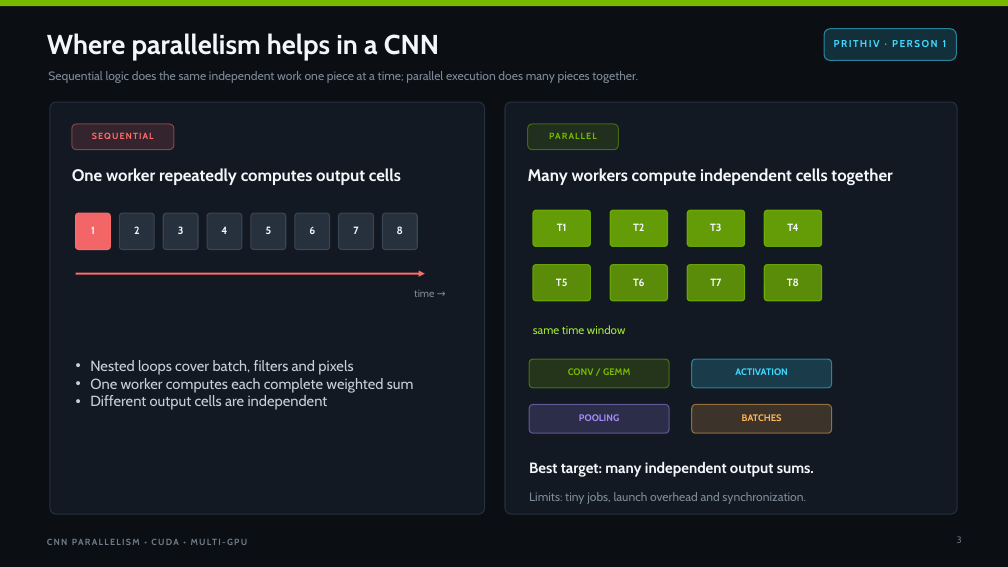
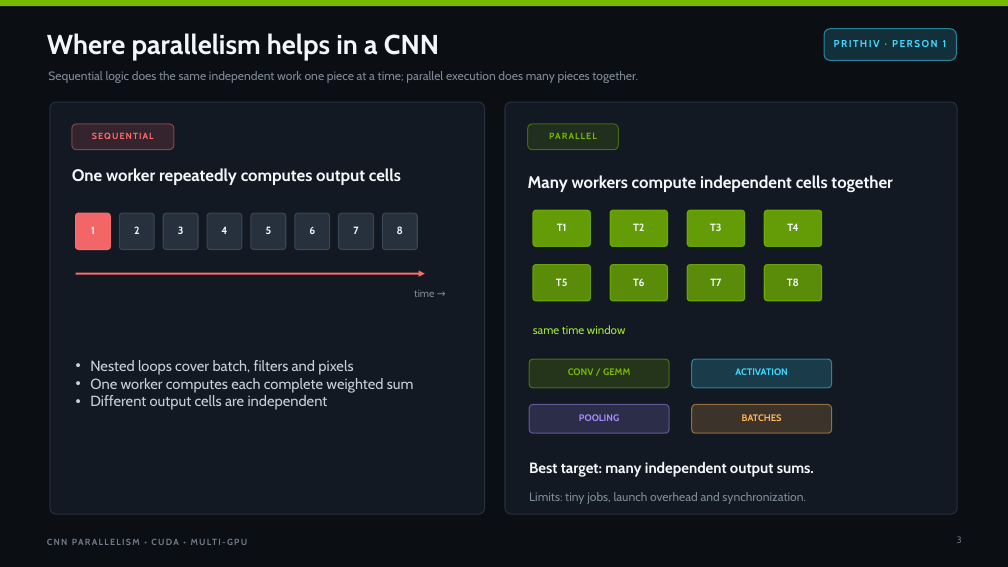
Before and after one commit to saltypal/CNN-CUDA-Case-Study, a slide deck: slide 3 of presentation/CNN_CUDA_Case_Study.pptx. Drawn at 1008x567 pixels with LibreOffice and Linux fonts; fonts in the diff are those of the drawing. Boxes give left, top, right and bottom in pixels: in the first picture for what was removed or moved away, otherwise in the second. Text is boxed around its words. In the diff, an @@ line names an element or a change of style, - is before the commit and + after.

```diff
--- a/presentation/CNN_CUDA_Case_Study.pptx
+++ b/presentation/CNN_CUDA_Case_Study.pptx
@@ text "Many workers compute independent cells ..." moved from (x1=528, y1=168, x2=892, y2=185) to (x1=528, y1=175, x2=892, y2=192) @@
```
Also in this commit, not shown: 10 other slides changed, 51 other files.
